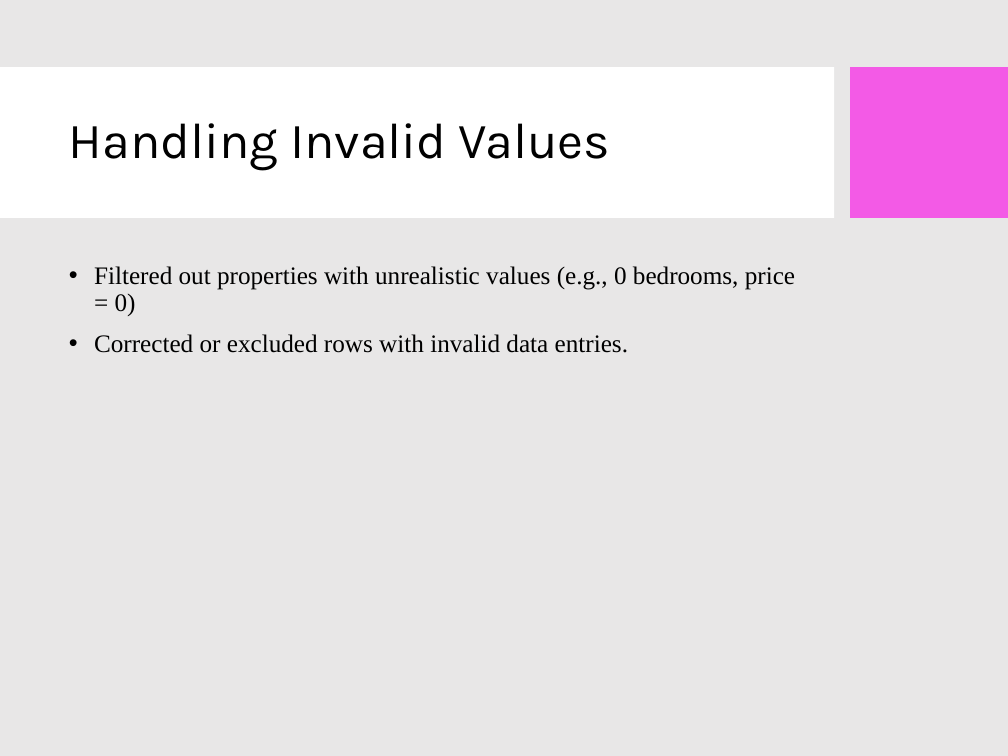
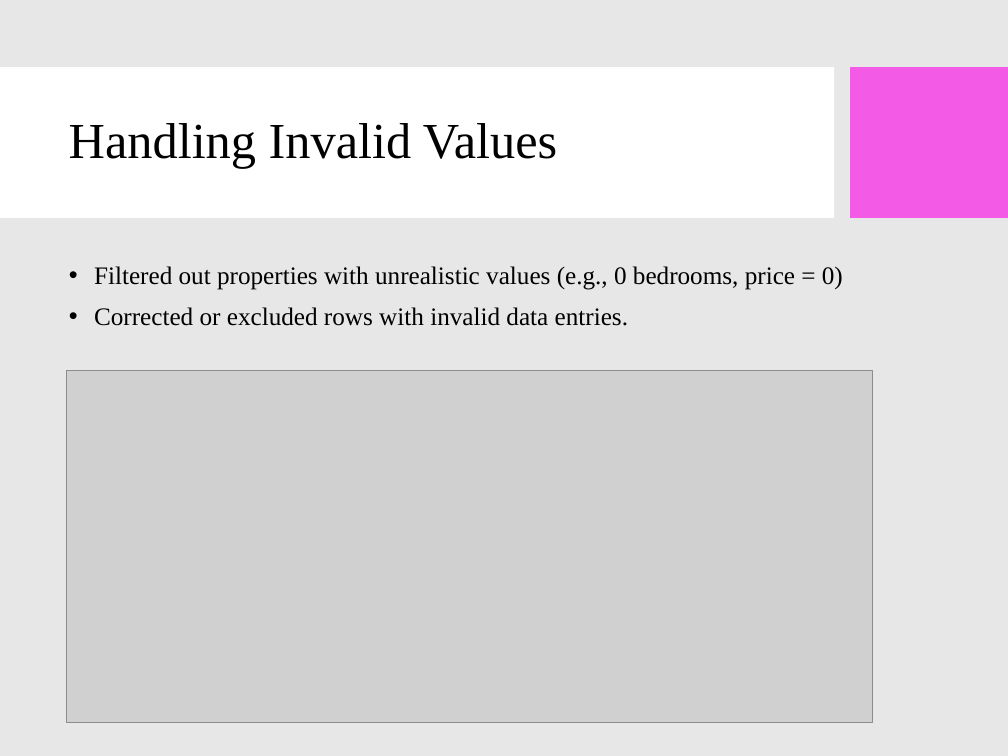
Before and after one commit to Krishna-S-2004/Python-RE, a slide deck: slide 7 of Krishna Housing_EDA_Presentation.pptx. Drawn at 1008x756 pixels with LibreOffice and Linux fonts; fonts in the diff are those of the drawing; grey boxes stand for pictures; background and template pictures are left out. Boxes give left, top, right and bottom in pixels: in the first picture for what was removed or moved away, otherwise in the second. Text is boxed around its words. In the diff, an @@ line names an element or a change of style, - is before the commit and + after.

```diff
--- a/Krishna Housing_EDA_Presentation.pptx
+++ b/Krishna Housing_EDA_Presentation.pptx
@@ title "Handling Invalid Values" at [69, 123, 557, 169]: font Karla to Times New Roman @@
@@ text "Filtered out properties with unrealistic ..." rewrapped from [94, 266, 795, 353] to [94, 266, 843, 326] @@
@@ picture added at [67, 371, 873, 723] @@
```
Also in this commit, not shown: 15 other slides changed.
